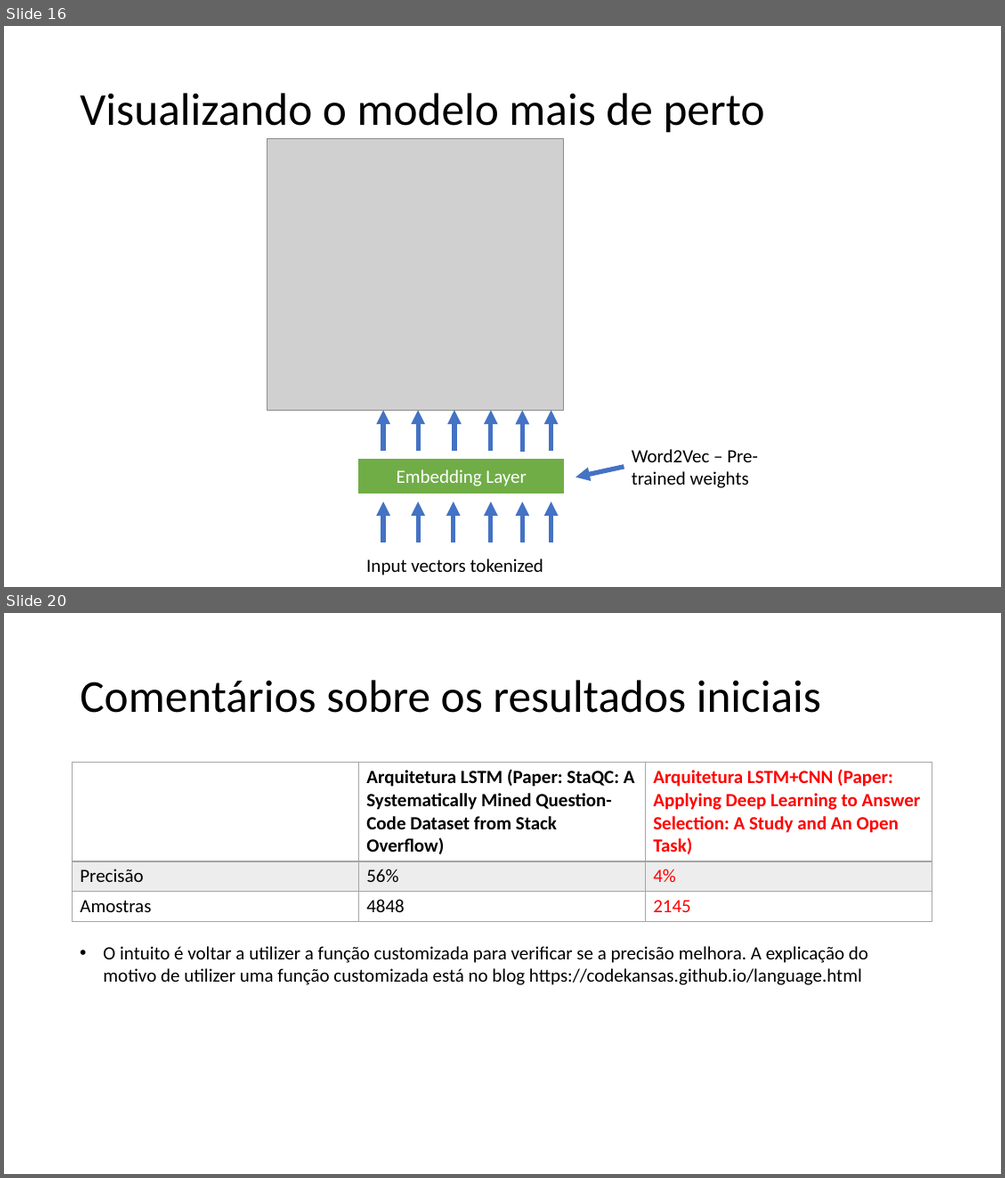
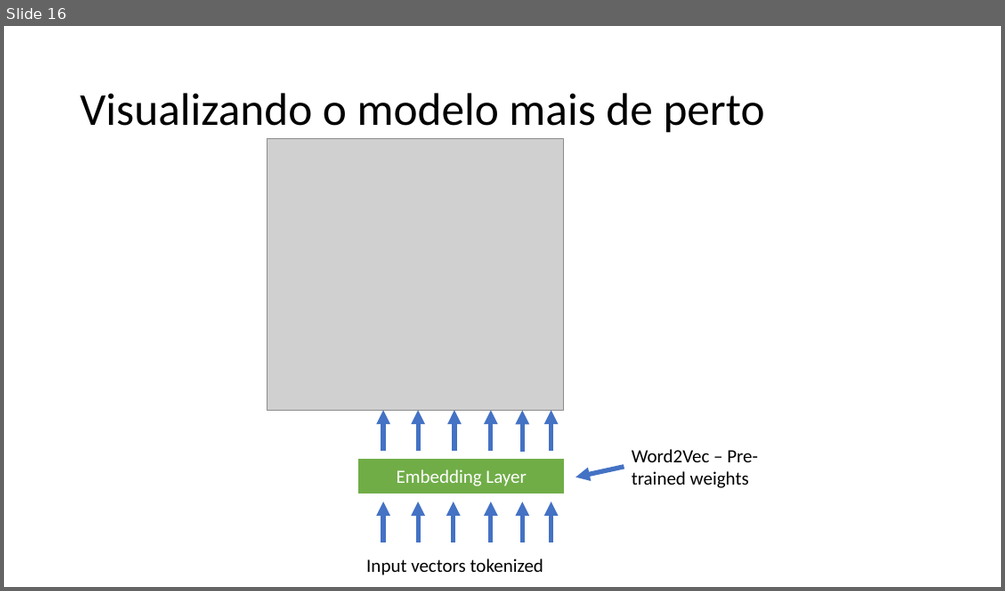
Before and after one commit to mrezende/Question-Answer-Selection, a slide deck: draft/presentation_draft.pptx. Shown one above the other, each under a label of ours: slides 16 and 20 before the commit, slide 16 after it; the slides between them are not shown. The pictures are 1005x1178 and 1005x591 pixels, drawn with LibreOffice and Linux fonts; fonts in the diff are those of the drawing; grey boxes stand for pictures. Boxes give left, top, right and bottom in pixels: in the first picture for what was removed or moved away, otherwise in the second. Text is boxed around its words. In the diff, an @@ line names an element or a change of style, - is before the commit and + after.

```diff
--- a/draft/presentation_draft.pptx
+++ b/draft/presentation_draft.pptx
@@ slide 20 removed at (4,613,1001,1174), background #FFFFFF @@
@@ title removed at (80,680,821,713) @@
-Comentários sobre os resultados iniciais
@@ table removed at (73,763,932,920), 3 rows, 3 columns @@
- | Arquitetura LSTM (Paper: StaQC: A Systematically Mined Question-Code Dataset from Stack Overflow) | Arquitetura LSTM+CNN (Paper: Applying Deep Learning to Answer Selection: A Study and An Open Task)
-Precisão | 56% | 4%
-Amostras | 4848 | 2145
@@ text removed at (103,946,868,985) @@
-• O intuito é voltar a utilizer a função customizada para verificar se a precisão melhora. A explicação do motivo de utilizer uma função customizada está no blog https://codekansas.github.io/language.html
```
Also in this commit, not shown: 4 slides changed, 1 slide added.
